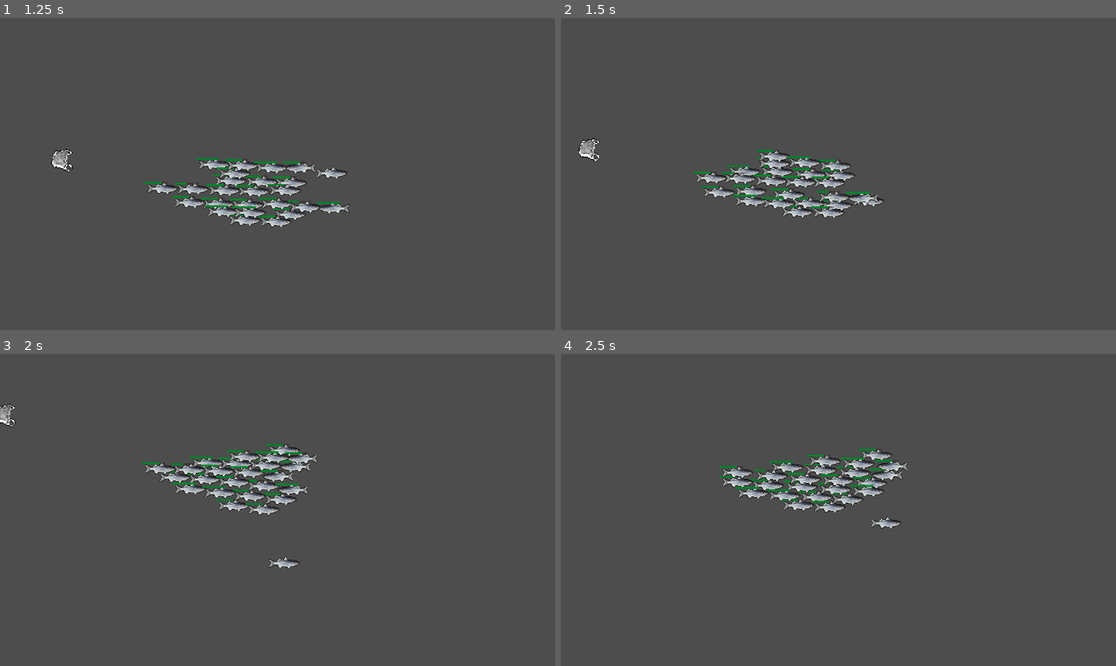
Above: before the commit, frames 1-4 (two rows, left to right).
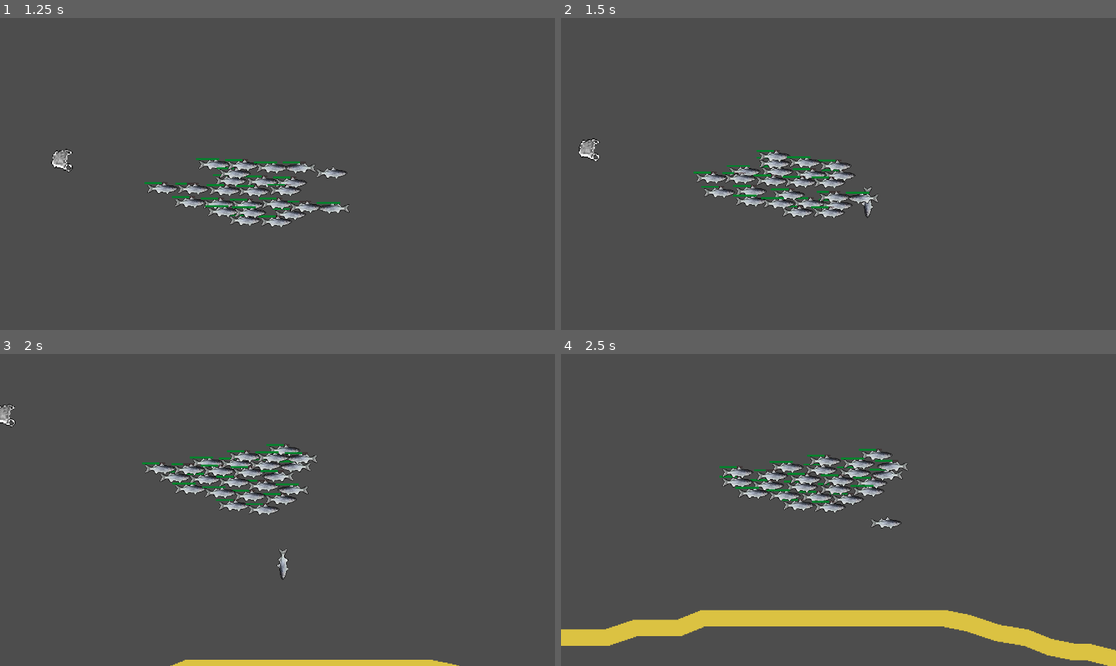
Above: after the commit, the same moments.

Repository: diganta121/climateJamGame
Game: Godot game, scene res://scene.tscn
The game is run twice, just before and just after one commit, with the same random seed, the same clock (stepped at 60 frames per second) and the same inputs.
Inputs:
- Up to frame 1 (1.25 s): hold D (right) from 0.53 s (still down)
- Up to frame 2 (1.5 s): release D (right) at 1.28 s; hold S (down) from 1.28 s (still down)
- Up to frame 3 (2 s): keep holding S (down)
- Up to frame 4 (2.5 s): release S (down) at 2.03 s; hold D (right) from 2.03 s (still down)

Frame 1 is identical in both runs. In frame 2, 0.1% of the frame differs, in the area x 52-59%, y 54-65%; in frame 3, 1.1%; in frame 4, 5.5%, in the area x 0-100%, y 81-100%.

Commit message:
fish rotate

Diff:
--- a/Scripts/Player.gd
+++ b/Scripts/Player.gd
@@ -12,7 +12,17 @@
 		velocity = direction * SPEED
 	else:
 		velocity = Vector2.ZERO
-
+		rotation = 0
 	if velocity.x != 0:
 		$AnimatedSprite2D.flip_h = velocity.x > 0
+		rotation = direction.angle()
+		if velocity.x < 0:
+			rotation -=3.2
+	else:
+		if velocity.y !=0:
+			$AnimatedSprite2D.flip_h = false
+			if velocity.y >0:
+				rotation = -1.57
+			elif velocity.y <0:
+				rotation = 1.57
 	move_and_slide()
--- a/scene.tscn
+++ b/scene.tscn
@@ -1,10 +1,11 @@
-[gd_scene load_steps=8 format=3 uid="uid://cd3o03008mkjh"]
+[gd_scene load_steps=9 format=3 uid="uid://cd3o03008mkjh"]
 
 [ext_resource type="Script" path="res://Scripts/Game.gd" id="1_n5bs8"]
 [ext_resource type="PackedScene" uid="uid://dl70ur6j0f4cl" path="res://player.tscn" id="1_rxnuy"]
 [ext_resource type="PackedScene" uid="uid://doqstbl8a707o" path="res://fish.tscn" id="2_ax5o1"]
 [ext_resource type="PackedScene" uid="uid://di5d20smlxltb" path="res://plastic.tscn" id="4_pp6nf"]
 [ext_resource type="PackedScene" uid="uid://bl6wqblrp7rwa" path="res://tower.tscn" id="5_fc1pm"]
+[ext_resource type="Texture2D" uid="uid://db77uatulr08j" path="res://assets/canvas_test.png" id="6_3p7jt"]
 
 [sub_resource type="RectangleShape2D" id="RectangleShape2D_kbvh3"]
 size = Vector2(97.7983, 20)
@@ -115,3 +116,8 @@
 [node name="TileMap" type="TileMap" parent="."]
 tile_set = SubResource("TileSet_nfvq0")
 format = 2
+
+[node name="CanvasTest" type="Sprite2D" parent="."]
+position = Vector2(-290, 64)
+scale = Vector2(2, 2)
+texture = ExtResource("6_3p7jt")
Binary file added: assets/canvas_test.png
Not shown, added: assets/canvas_test.png.import
